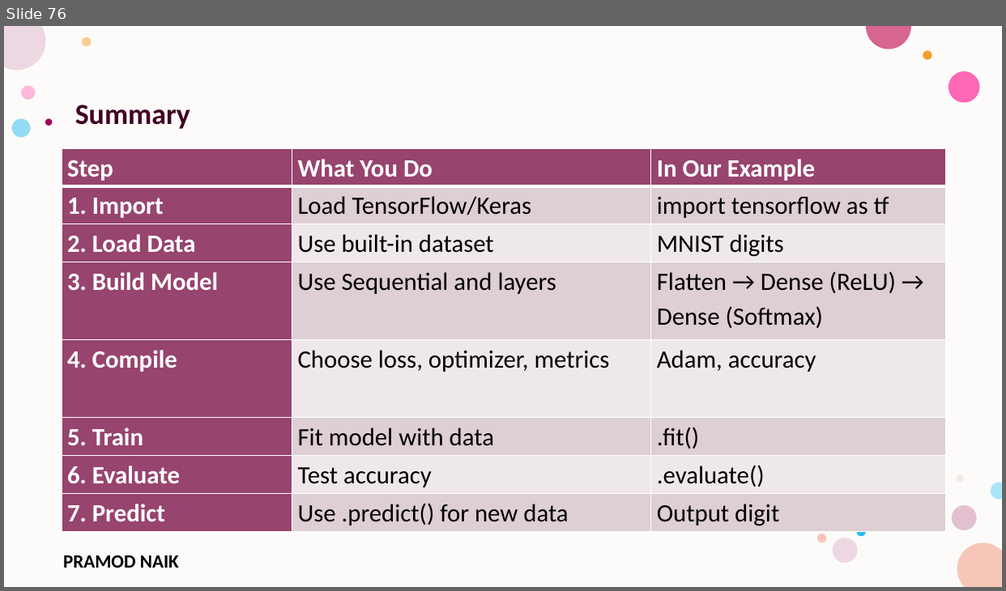
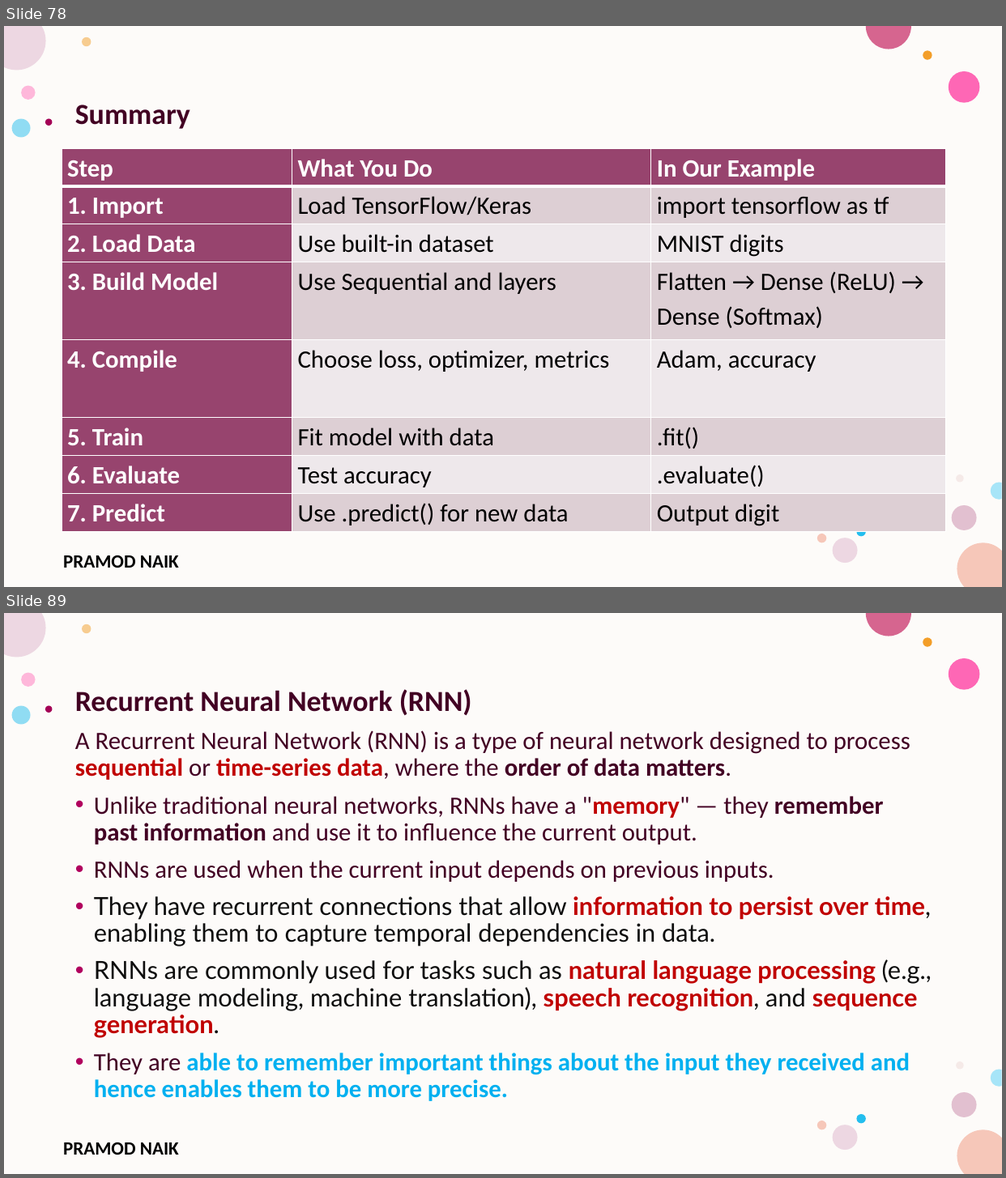
Before and after one commit to PRAMODNAIK-DEV/MCA-2nd-Sem-ML-Data-Analytics-Shridevi-College, a slide deck: Theory Class-Notes/Unit-4 Advanced Machine Learning Techniques.pptx. Shown one above the other, each under a label of ours: slide 76 before the commit, slides 78 and 89 after it; the slides between them are not shown. The pictures are 1006x591 and 1006x1178 pixels, drawn with LibreOffice and Linux fonts; fonts in the diff are those of the drawing; background and template pictures are left out. Boxes give left, top, right and bottom in pixels: in the first picture for what was removed or moved away, otherwise in the second. Text is boxed around its words. In the diff, an @@ line names an element or a change of style, - is before the commit and + after.

```diff
--- a/Theory Class-Notes/Unit-4 Advanced Machine Learning Techniques.pptx
+++ b/Theory Class-Notes/Unit-4 Advanced Machine Learning Techniques.pptx
@@ slide 89 added at box(4, 613, 1002, 1174), background #FFFFFF; not listed: 17 template elements that a slide beside it also shows @@
@@ text added at box(75, 689, 931, 1101), 24 pt, text #420023 @@
+Recurrent Neural Network (RNN)
+A Recurrent Neural Network (RNN) is a type of neural network designed to process sequential or time-series data, where the order of data matters.
+• Unlike traditional neural networks, RNNs have a "memory" — they remember past information and use it to influence the current output.
+• RNNs are used when the current input depends on previous inputs.
+• They have recurrent connections that allow information to persist over time, enabling them to capture temporal dependencies in data.
+• RNNs are commonly used for tasks such as natural language processing (e.g., language modeling, machine translation), speech recognition, and sequence generation.
+• They are able to remember important things about the input they received and hence enables them to be more precise.
@@ what was slide 76 is now slide 78 @@
```
Also in this commit, not shown: 4 slides changed, 14 other slides added, 7 slides removed.
